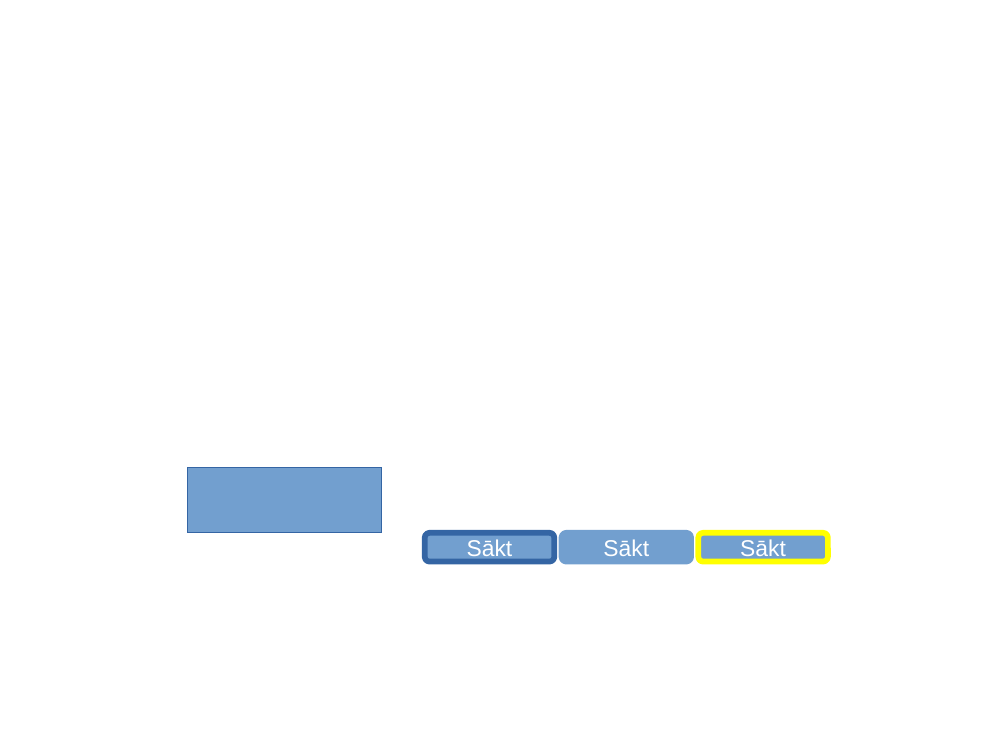
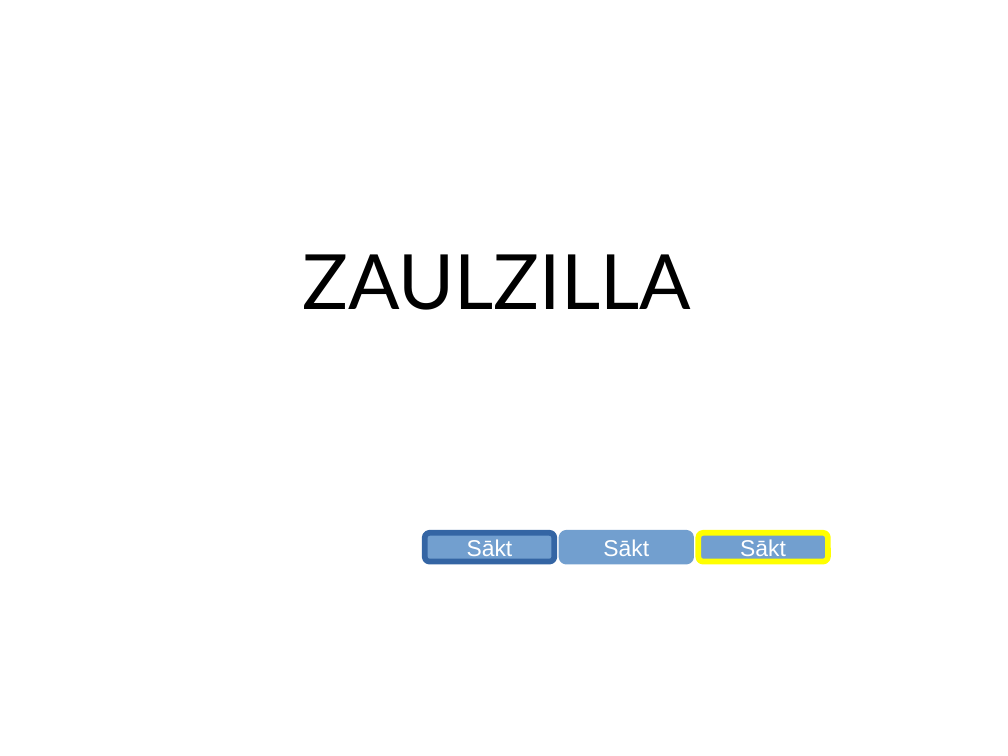
Before and after one commit to KefiirsOne/The_Lounge_Repository, a slide deck: slide 1 of asset/pogas.odp. Drawn at 1008x756 pixels with LibreOffice and Linux fonts; fonts in the diff are those of the drawing. Boxes give left, top, right and bottom in pixels: in the first picture for what was removed or moved away, otherwise in the second. Text is boxed around its words. In the diff, an @@ line names an element or a change of style, - is before the commit and + after.

```diff
--- a/asset/pogas.odp
+++ b/asset/pogas.odp
@@ title added at [303, 254, 691, 310], 60 pt, text #000000 @@
+ZAULZILLA
@@ rectangle removed at [188, 468, 382, 533] @@
```
Also in this commit, not shown: 6 other files.
